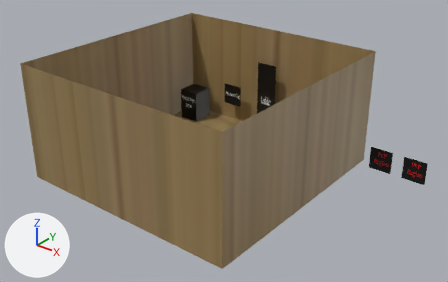
The Blender file example/zones/vergalid/vergalid.blend, before and after one commit.
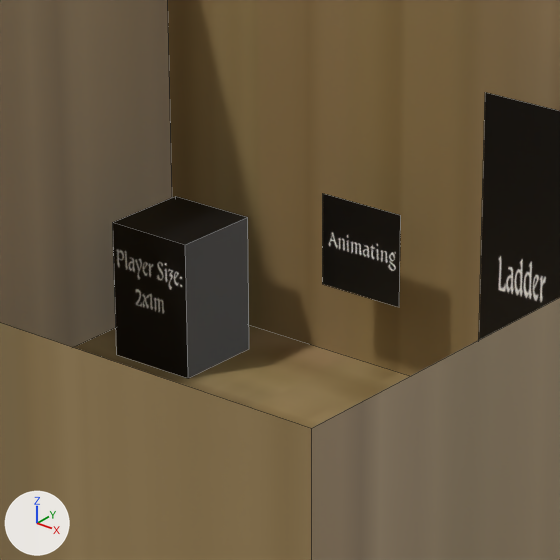
Each version is shown whole from a camera (50 mm lens) standing at (30.9, -35.96, 25.55) and looking at (2.84, -0.88, 3.79), then close up on the part from 35% to 61% of the width and 15% to 57% of the height. Lighting does not change. The marker at lower left points along +X, +Y and +Z. The close-ups show mesh edges as thin lines.

Objects in the first close-up: 'animated_sign', 'ladder_example', 'player', 'room'.
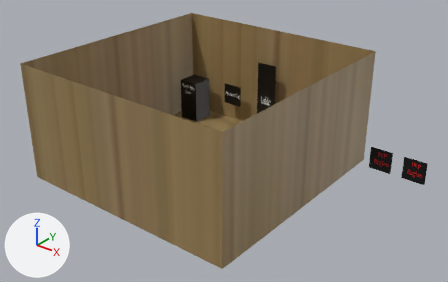
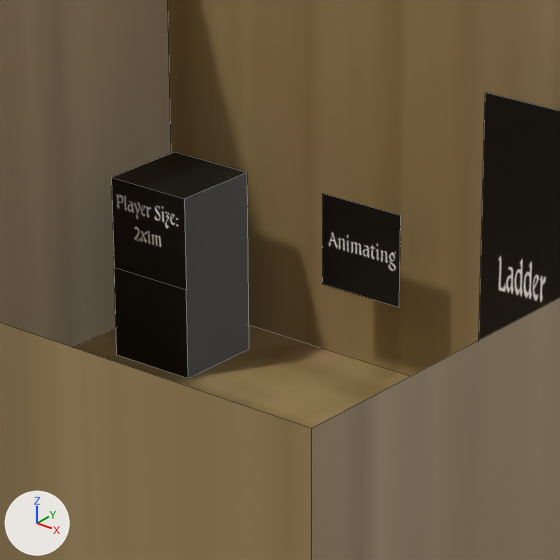
Boxes (x1, y1, x2, y2) around the edits, measured in the close-ups (560 x 560 px):
'player', reshaped, moved, rescaled (24% taller): before (113, 196, 249, 378); after (111, 152, 249, 378)

The edits, one by one:
me_cube_001 is used by ob_player; location (-8.0, 8.0, 1.0).
me_cube_001 had 8 vertices, 6 faces and spanned x -1.0..1.0, y -1.0..1.0, z -1.0..2.0.
me_cube_001 now has 10 vertices, 7 faces and spans x -1.0..1.0, y -1.0..1.0, z -1.0..1.0.
Part 1, on me_cube_001:
4 vertices are removed from x -1.0..1.0, y -1.0..1.0, z 2.0.
5 faces are deleted.
6 vertices are added at (-1.0, -1.0, 1.0), (-1.0, 1.0, 1.0), (-1.0, -1.0, 0.0), (1.0, -1.0, 1.0), (1.0, 1.0, 1.0), (1.0, -1.0, 0.0).
5 new faces join them, mat_black (picture img_black_png).
1 new face joins them, mat_player_size (picture img_player_size_png).
Object 'player' (ob_player) moves from (-8.0, 8.0, 1.0) to (-8.0, 8.0, 2.0).
Object 'player' (ob_player) is rescaled from (1.0, 1.0, 1.0) to (1.0, 1.0, 2.0).
